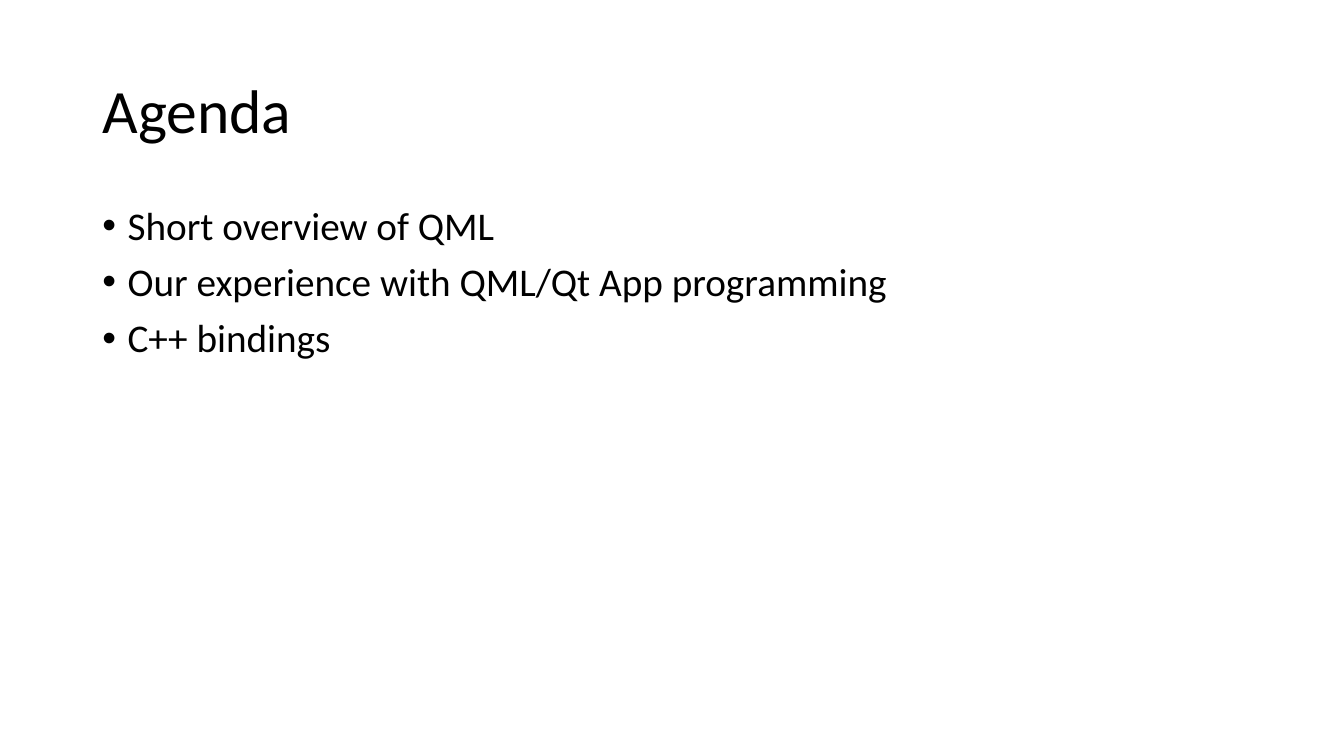
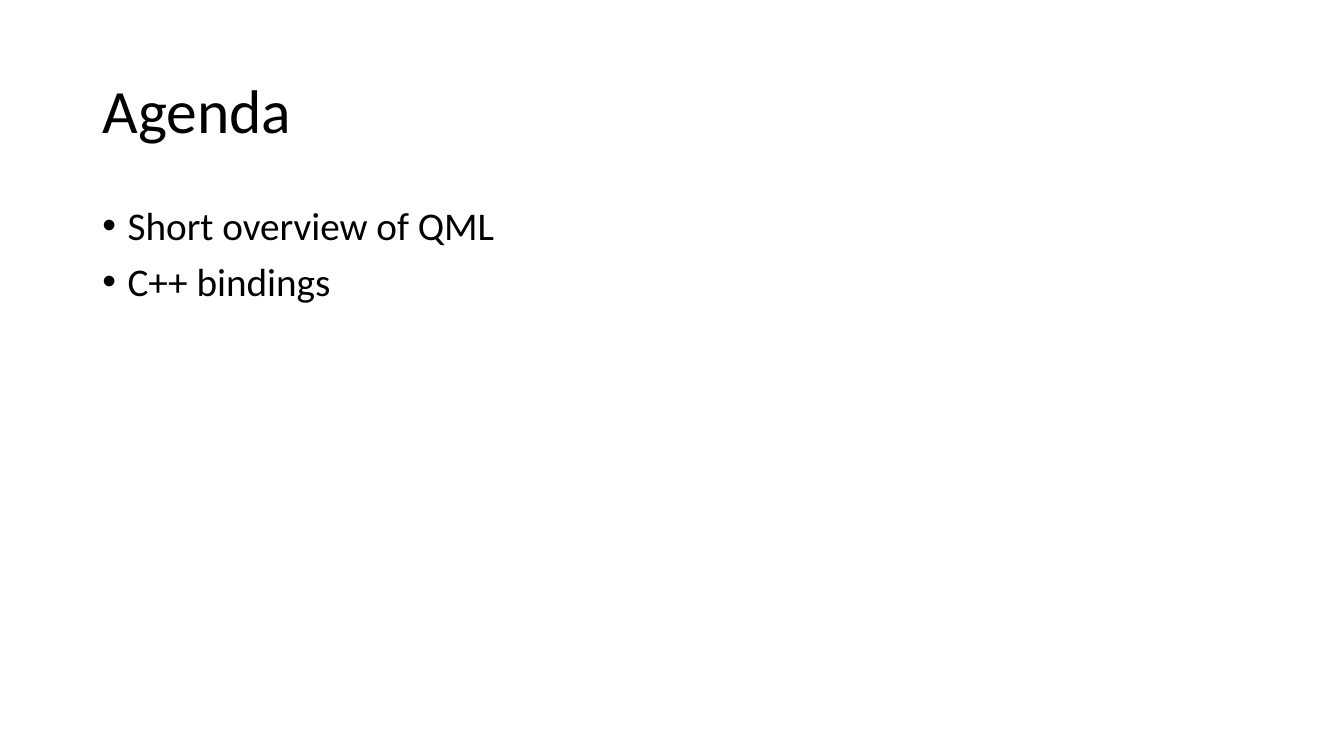
Before and after one commit to RudolfVonKrugstein/qml-presentation, a slide deck: slide 2 of Praesentation.pptx. Drawn at 1344x756 pixels with LibreOffice and Linux fonts; fonts in the diff are those of the drawing. Boxes give left, top, right and bottom in pixels: in the first picture for what was removed or moved away, otherwise in the second. Text is boxed around its words. In the diff, an @@ line names an element or a change of style, - is before the commit and + after.

```diff
--- a/Praesentation.pptx
+++ b/Praesentation.pptx
@@ text at <box>128,268,887,303</box>: paragraph removed @@
-• Our experience with QML/Qt App programming
```
Also in this commit, not shown: 2 other slides changed, 14 slides added.
